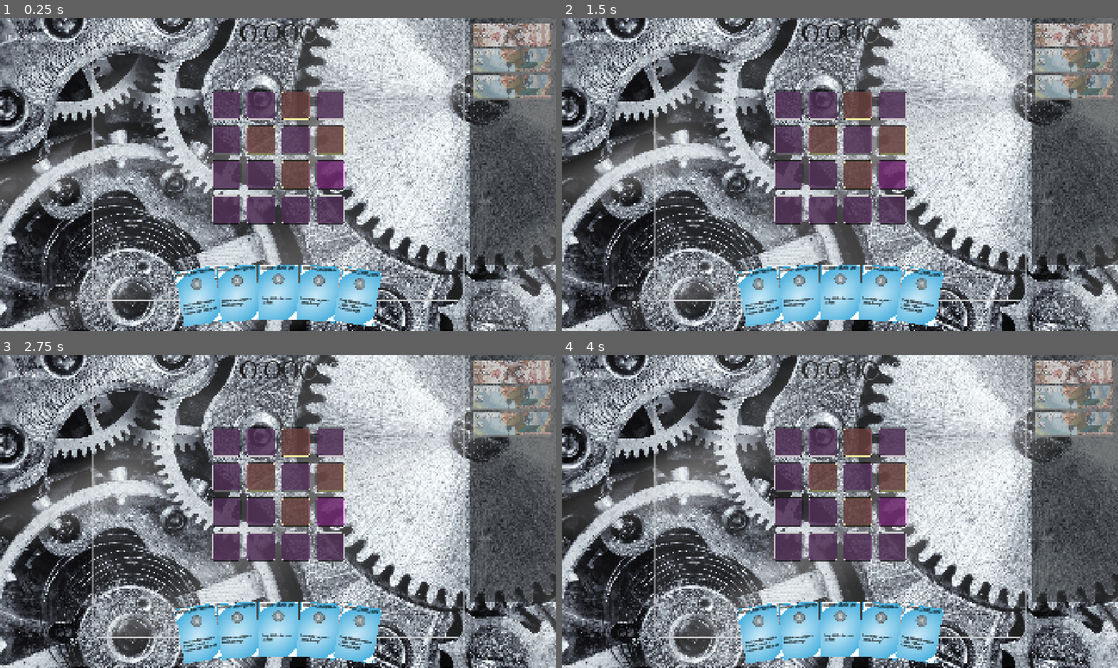
Above: before the commit, frames 1-4 (two rows, left to right).
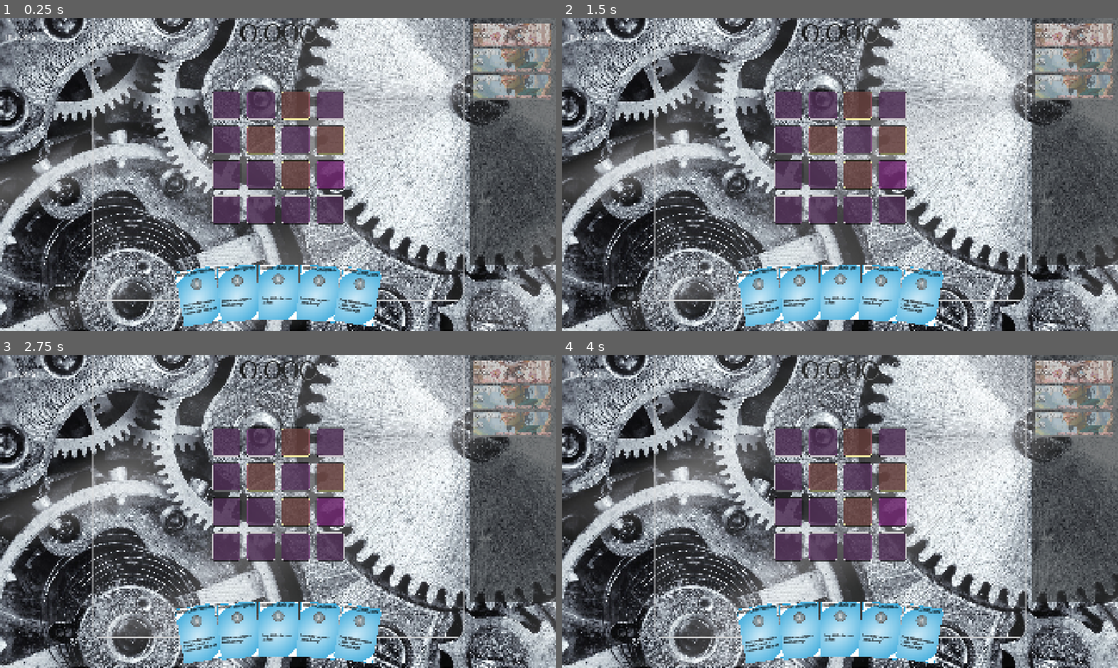
Above: after the commit, the same moments.

Repository: rosswolf/Tourbillon
Game: Godot game, scene res://src/scenes/game.tscn
Two runs of this game, one before a commit and one after it. Both use one fixed random seed, a clock stepped at 60 frames per second and the inputs below. Sound files missing from this copy of the repository are replaced by a short silence.
Inputs (mouse positions are in pixels of both pictures, inside the frame that each line leads up to):
- Up to frame 1 (0.25 s): no input
- Up to frame 2 (1.5 s): click (789, 105) at 0.52 s; click (823, 105) at 1.27 s
- Up to frame 3 (2.75 s): click (294, 442) at 2.02 s
- Up to frame 4 (4 s): click (890, 442) at 2.77 s; click (789, 477) at 3.52 s

The runs differ from the first frame. In frame 1, 0.2% of the frame differs, in the area x 86-99%, y 7-27%; in frame 2, 0.2%; in frame 3, 0.2%; in frame 4, 0.2%.

Commit message:
fix: Enable gremlin attack moves to display and function
- Fixed _build_moves_string to read move_1 through move_6 from mob_data
- Added attack move support to GremlinDownsideProcessor
- Attack moves now deal damage to hero HP when triggered
- Moves now properly display in UI instead of 'no special effects'

Diff:
--- a/elastic-app/app/src/scenes/core/battle/gremlin_downside_processor.gd
+++ b/elastic-app/app/src/scenes/core/battle/gremlin_downside_processor.gd
@@ -108,6 +108,11 @@
 		# Summons
 		"summon":
 			gremlin.set_meta("summon_type", value_str)
+
+		# Attack moves
+		"attack":
+			gremlin.set_meta("attack_damage", value)
+			gremlin.set_meta("has_attack", true)
 
 		_:
 			push_warning("Unknown downside type: " + downside_type)
@@ -198,6 +203,11 @@
 		var summon_type = gremlin.get_meta("summon_type")
 		_summon_gremlin(summon_type)
 
+	# Check for attack damage
+	if gremlin.has_meta("has_attack") and gremlin.get_meta("has_attack"):
+		var damage = gremlin.get_meta("attack_damage", 1)
+		_execute_attack(damage)
+
 # Execute drain effect
 static func _execute_drain(drain_type: String, amount: int) -> void:
 	if not GlobalGameManager.hero:
@@ -282,6 +292,19 @@
 	print("[DEBUG] [Disruption] Summon gremlin: ", summon_type)
 	# This will call back to spawn logic
 	# TODO: Implement summon logic
+
+# Execute attack damage on hero
+static func _execute_attack(damage: int) -> void:
+	if not GlobalGameManager.hero:
+		return
+
+	print("[DEBUG] [Disruption] Gremlin attacks for ", damage, " damage")
+
+	# Deal damage to the hero
+	var hero = GlobalGameManager.hero
+	if hero.hp:
+		hero.hp.decrement(damage)
+		GlobalSignals.signal_core_hero_damaged(damage)
 
 # Remove a gremlin's downsides when defeated
 static func remove_gremlin_downsides(gremlin: Gremlin) -> void:
@@ -364,6 +387,8 @@
 				descriptions.append("Discard " + value + " cards")
 			"summon":
 				descriptions.append("Summons " + value)
+			"attack":
+				descriptions.append("Attack: " + value + " damage")
 
 	if descriptions.is_empty():
 		return "No special effects"
--- a/elastic-app/app/src/scenes/core/spawning/gremlin_spawn_controller.gd
+++ b/elastic-app/app/src/scenes/core/spawning/gremlin_spawn_controller.gd
@@ -156,6 +156,27 @@
 	if gremlin_data.has("moves_string") and not gremlin_data["moves_string"].is_empty():
 		return gremlin_data["moves_string"]
 
+	# Build from individual move_1 through move_6 fields
+	var moves: Array[String] = []
+	var tick_values: Array[int] = []
+
+	for i in range(1, 7):  # Check move_1 through move_6
+		var move_key = "move_" + str(i)
+		var tick_key = "move_" + str(i) + "_ticks"
+
+		if gremlin_data.has(move_key) and not gremlin_data[move_key].is_empty():
+			var move = gremlin_data[move_key]
+			var ticks = gremlin_data.get(tick_key, 0)
+			moves.append(move)
+			tick_values.append(ticks)
+
+	# Store tick values as metadata for the gremlin to use
+	if moves.size() > 0:
+		# Store moves and their timings separately
+		gremlin_data["move_timings"] = tick_values
+		# Join all moves with comma separator for the processor
+		return ",".join(moves)
+
 	# Otherwise build from move_cycle if present
 	if gremlin_data.has("move_cycle"):
 		# Convert move_cycle to moves_string format
